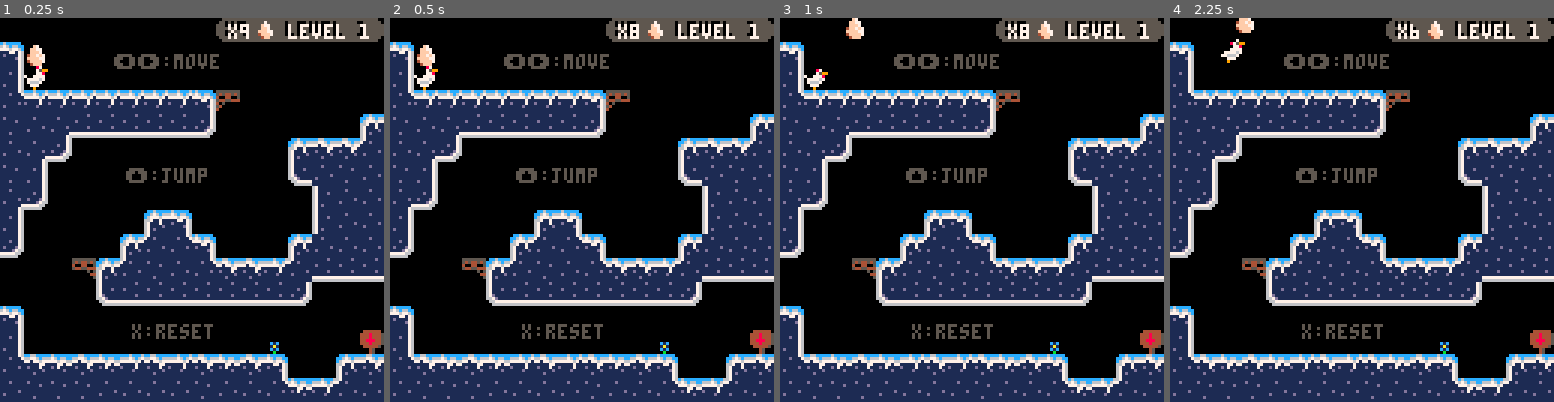
Above: before the commit, frames 1-4 (left to right).
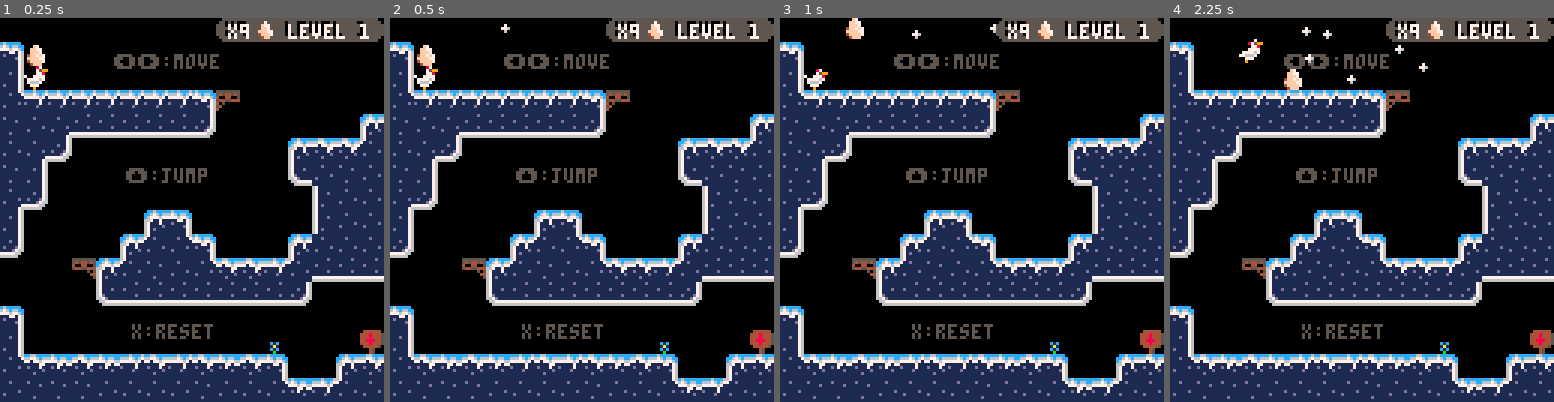
Above: after the commit, the same moments.

Repository: olmorrish/GMTK2021
Game: PICO-8 cartridge gmtk21.p8
The game is run twice, just before and just after one commit, with the same random seed, the same clock (stepped at 60 frames per second) and the same inputs.
Inputs:
- Up to frame 1 (0.25 s): no input
- Up to frame 2 (0.5 s): tap X (X key) at 0.33 s
- Up to frame 3 (1 s): tap O (Z key) at 0.7 s
- Up to frame 4 (2.25 s): tap X (X key) at 1.07, 1.85 s; hold Right 1.6-2.1 s; tap O (Z key) at 1.7, 2.1 s; hold Up from 2.15 s (still down)

Frame 1 is identical in both runs. In frame 2, less than 0.1% of the frame differs, in the area x 28-65%, y 1-6%; in frame 3, less than 0.1%; in frame 4, 1.0%, in the area x 13-68%, y 0-19%.

Commit message:
Snow and Music

Diff:
--- a/gmtk21.p8
+++ b/gmtk21.p8
@@ -4,7 +4,7 @@
 --variables
 
 function _init()
- --music(o)
+ music(o)
 
 	player={
 		sp=1,
@@ -49,8 +49,11 @@
  cam_y=0
 
  --weather
+ snowing=true
  flakes={}
- num_flakes=100
+ num_flakes=30
+ snow_interval=0.3
+ snow_time=time()+snow_interval
 
 end
 -->8
@@ -61,15 +64,18 @@
 		player_update()
 		egg_update()
 		camera_update()
+		snow_update()
 		cheats_update()
  end
 end
 
 function _draw()
  cls()
+ tips_draw()
+ flakes_draw()
 	map(0,0)
 
-	tips_draw()
+
 
 	if gameover then
 	 gameover_draw()
@@ -176,6 +183,13 @@
  end
 end
 
+function flakes_draw()
+ if not snowing then return end
+	for fl in all(flakes) do
+		spr(130,fl.x,fl.y)
+	end
+end
+
 function gameover_draw()
  --offsets
  local x=cam_x local y=cam_y
@@ -255,10 +269,14 @@
  local e="egg:".."("..flr(egg.x)..","..flr(egg.y)..")"
  local c="cam:".."("..flr(cam_x)..","..flr(cam_y)..")"
  local r="rsp:".."("..flr(player.resp_x)..","..flr(player.resp_y)..")"
+ local s="snw:"
+ if snowing then s=s.."true"
+ else s=s.."false" end
  print(p,cam_x+8,cam_y+8,8)
  print(e,cam_x+8,cam_y+16,8)
  print(c,cam_x+8,cam_y+24,8)
  print(r,cam_x+8,cam_y+32,8)
+ print(s,cam_x+8,cam_y+40,8)
 end
 -->8
 --player functions
@@ -300,7 +318,8 @@
 
  --❎ reset
  if btnp(❎) then
- 	kill_player()
+  sfx(11)
+ 	respawn(false)
  end
 
  --map collision below
@@ -630,13 +649,13 @@
 
 function game_over()
  sfx(17)
- music(1)
+ music(-1,200)
 	gameover=true
 	carrying_egg=false
 end
 
 function game_win()
-	music(1)
+	music(-1,200)
 	sfx(16)
 	player.x=0
 	player.y=0
@@ -648,7 +667,7 @@
 function cheats_update()
 	if btn(⬇️) then
 		if btnp(⬆️) then
-			--next_level()
+			next_level()
 		end
 	end
 end
@@ -656,17 +675,50 @@
 --snow
 
 function snow_update()
-	for flake in all(snow) do
-
+ if level_num>9 then
+  snowing=false
+  return
+ end
+
+ flake_count=0
+
+ --update positions and count
+	for fl in all(flakes) do
+	 flake_count+=1
+		fl.dy+=fl.g
+		fl.dx*=0.99
+		fl.x+=fl.dx
+		fl.y+=fl.dy
 	end
+
+	--spawn number update
+	if time()>snow_time then
+		if flake_count<num_flakes then
+			add_flake()
+			flake_count+=1
+		end
+		snow_time=time()+snow_interval
+	end
+
+ --despawn or reset as needed
+ for fl in all(flakes) do
+ 	if(fl.y>cam_y+128) then
+ 	 del(flakes,fl)
+ 		if flake_count>num_flakes then
+ 			add_flake()
+			end
+		end
+ end
 end
 
 function add_flake()
 	fl={}
-	fl.x=50 fl.y=50
-	fl.dx=0 fl.dy=0
+	fl.x=rnd(cam_x+128)
+	fl.y=cam_y-1
+	fl.dx=rnd(2)-1
+	fl.dy=rnd(0.1)
 	fl.g=0.01
-	add(flakes)
+	add(flakes,fl)
 end
 __gfx__
 00000000000087000008700000080000000000000000070000087000000000000000000000000000000000000000000000000000000000000000000000000000
@@ -737,8 +789,8 @@
 00007000444844450000000000000000000000000000000000000000000000000000000000000000000000000000000000000000000000000000000000000000
 00006000444844450000000000000000000000000000000000000000000000000000000000000000000000000000000000000000000000000000000000000000
 00076600448884450007000000000000000000000000000000000000000000000000000000000000000000000000000000000000000000000000000000000000
-00066600444844450077700000000000000000000000000000000000000000000000000000000000000000000000000000000000000000000000000000000000
-00766650044444500007000000000000000000000000000000000000000000000000000000000000000000000000000000000000000000000000000000000000
+00066600444844450077600000000000000000000000000000000000000000000000000000000000000000000000000000000000000000000000000000000000
+00766650044444500006000000000000000000000000000000000000000000000000000000000000000000000000000000000000000000000000000000000000
 00666560000450000000000000000000000000000000000000000000000000000000000000000000000000000000000000000000000000000000000000000000
 06565656000450000000000000000000000000000000000000000000000000000000000000000000000000000000000000000000000000000000000000000000
 55555555555555555555555555555555066666600000000000000000000000000000000000000000000000000000000000000000000000000000000000000000
@@ -930,7 +982,7 @@
 440000000000000000000000000000005400a200000000000000000000000081615400007000000090920000414363615400000000000000000060939300000000000000000000000000000000000000810000000000000000940000004175637274000060005580000000004144000054a30000000000000000000000a20081
 5400000000000000000000a20000008162424400000000000000000041426542645400005500004144000000516161615400a40000000000000000000000008144000000000000414400000000009041424492917092915073400000005164640094000000005164808080805154808062440000000000000000939150437543
 624365436542434243654344000041436464627543440000004165436364646161548080558080515480808051616161624244000000007000000000000041436242440000a200515400000000414263645480a2550000000000000041636464810000a00000516464646464646464646454a300000000000000000000715364
-6461616164646464616464626542636464646464646480808064616464616464646164646464646464646464646161616461618080808062756543437543636461646275654275636242436543636461616464646243434343654243636464644375654342436364646464646464646464624480808080808080808080005164
+6461616164646464616464626542636464646464645480808051616464616464646164646464646464646464646161616461548080808051756543437543636461646275654275636242436543636461616464646243434343654243636464644375654342436364646464646464646464624480808080808080808080005164
 0000000000009400000000000000715374000000000071727274000000000000000000000000000000000000000000005e00000000000000000000007b7c5d4f54007172727272727253646164646164000000000000000000000000000000000000000000000000000000000000000000000000000000000000000000000000
 0000000000009400000000000000005100000000000000000000000000000000490000000000000000000000000000007e000000000000000000000000007b5d54000000000000000071727272536464000000000000000000000000000000000000000000000000000000000000000000000000000000000000000000000000
 44000000000094000000000000000051000000a000000000000000000000000054000000a2a000a100000000000000000000000000000000000000000000005b740000a3000000000000000000717272000000000000000000000000000000000000000000000000000000000000000000000000000000000000000000000000
@@ -940,8 +992,8 @@
 00000000000055000000609293949451540000000000000041440000700000a0645400000000000000000000715364645c7e0000000000a4a04b4f4f4f7c7c7c00000000000000000000000000000000000000000000000000000000000000000000000000000000000000000000000000000000000000000000000000000000
 0000700000005500000000000000005154000000000000007154949460939166527400000000a00000000000005164647e000000006b7d4c4c4f7c7c7e00000000000000000000000000a3a000000000000000000000000000000000000000000000000000000000000000000000000000000000000000000000000000000000
 000055808080559293914144000000515400004500000000005500000000000054000000000046490000000000516464000000000000007b7c7e00000000000000005044000000000041484744000000000000000000000000000000000000000000000000000000000000000000000000000000000000000000000000000000
-0000717272727400000051540000005174000000000000000055000000a4000074000000004664644900a2a046636464000000000000000000000000000000a400000071409393914163616454000081000000000000000000000000000000000000000000000000000000000000000000000000000000000000000000000000
-0000000000000000004172740000416300000000000045000055920000690000000000914664646464474747527272720000000000000000000000000000004b44000000000000005161646462434243000000000000000000000000000000000000000000000000000000000000000000000000000000000000000000000000
+0000717272727400000051540000005174000000000000000055000000a4000074000000004663624900a2a046636464000000000000000000000000000000a400000071409393914163616454000081000000000000000000000000000000000000000000000000000000000000000000000000000000000000000000000000
+0000000000000000004172740000416300000000000045000055920000690000000000914663646462474747527272720000000000000000000000000000004b44000000000000005161646462434243000000000000000000000000000000000000000000000000000000000000000000000000000000000000000000000000
 737373737373424373740094000051640000a30000000080805500006654a381a2000000717272727272727274000000a100000000000000000000000000005b54909200000000007172727272536464000000000000000000000000000000000000000000000000000000000000000000000000000000000000000000000000
 0000000000007174000000940000516400007080808080517274000000517a484e0000000000000000000000000000004ea0000000000000000000000000a35b5490a400000000000000949400715364000000000000000000000000000000000000000000000000000000000000000000000000000000000000000000000000
 8100a000000000000000004500005161000071727272727400000093915164645ea2a200a000a300a0a2a300000000816c4e00a30000a1a221a0a40000004b6d62424980000000000000940000005164000000000000000000000000000000000000000000000000000000000000000000000000000000000000000000000000
Not shown, changed: the music (__music__) section of gmtk21.p8
Not shown, changed: the sound effects (__sfx__) section of gmtk21.p8
